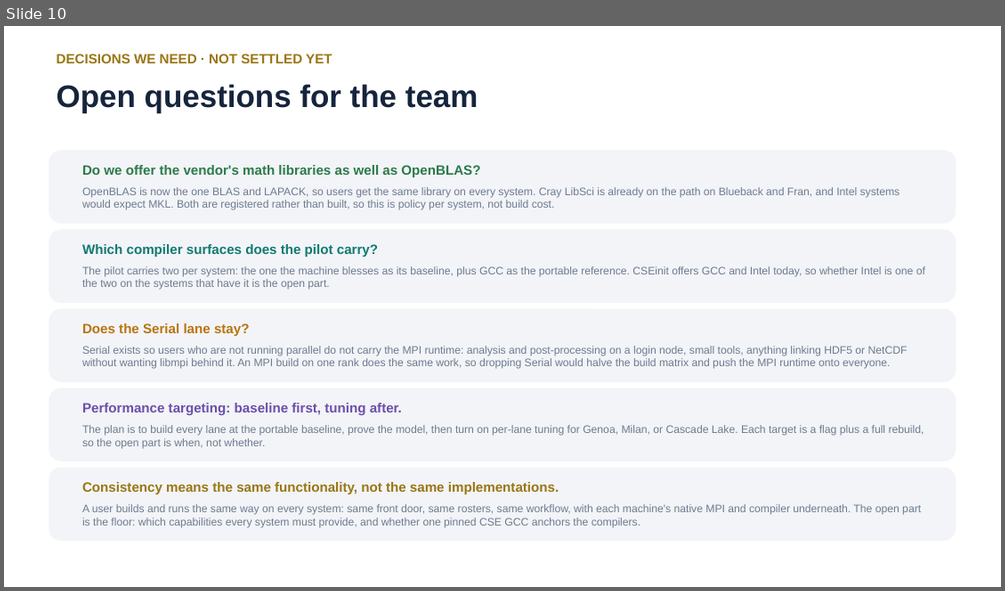
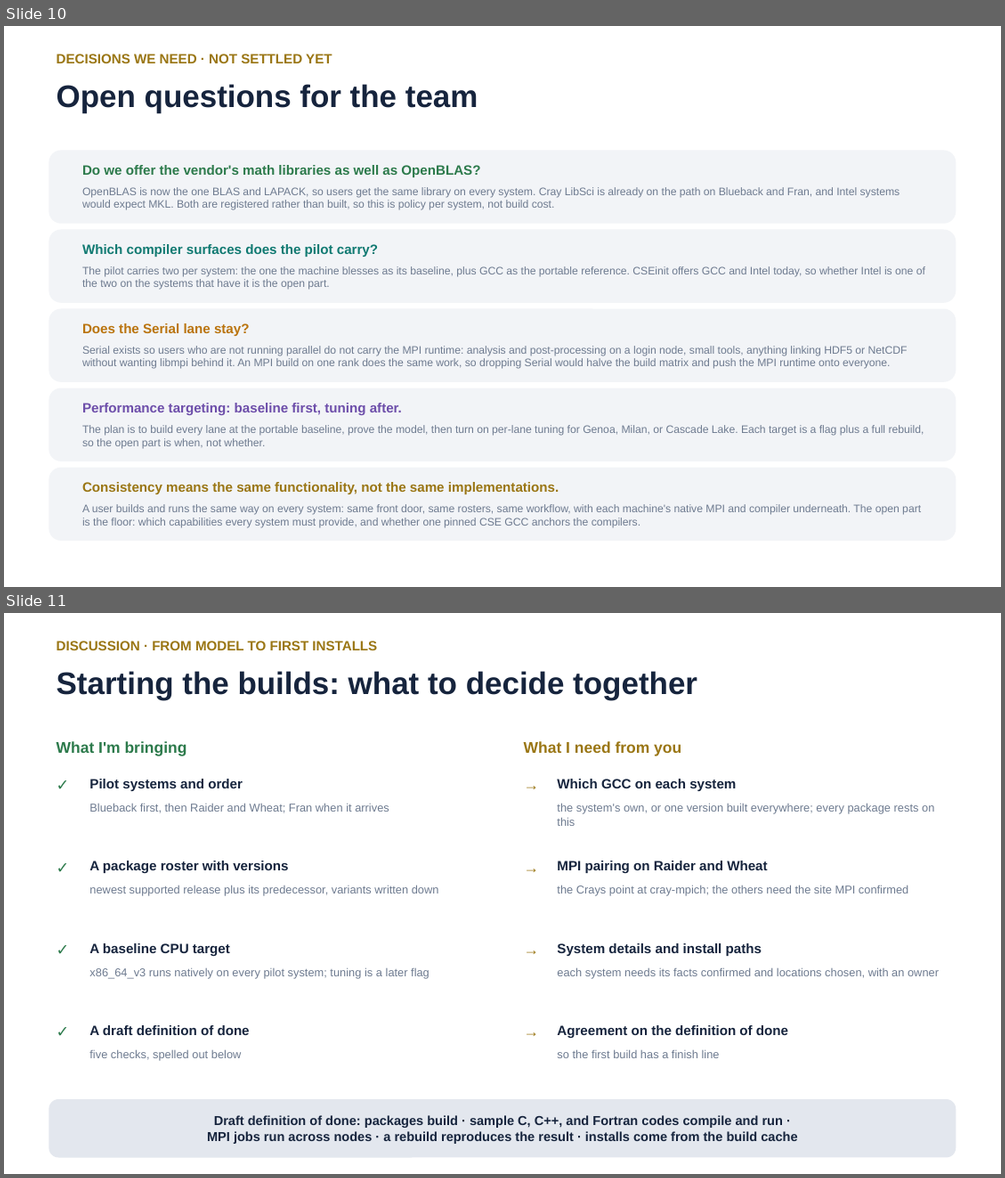
Before and after one commit to ray12514/stack-planning, a slide deck: presentations/cse_lanes_model.pptx. Shown one above the other, each under a label of ours: slide 10 before the commit, slides 10 and 11 after it. The pictures are 1005x591 and 1005x1178 pixels, drawn with LibreOffice and Linux fonts; fonts in the diff are those of the drawing. Boxes give left, top, right and bottom in pixels: in the first picture for what was removed or moved away, otherwise in the second. Text is boxed around its words. In the diff, an @@ line names an element or a change of style, - is before the commit and + after.

```diff
--- a/presentations/cse_lanes_model.pptx
+++ b/presentations/cse_lanes_model.pptx
@@ slide 11 added at bbox=[4, 613, 1001, 1174], background #FFFFFF @@
@@ text added at bbox=[57, 641, 377, 650], 13 pt, text #9A7614, bold @@
+DISCUSSION · FROM MODEL TO FIRST INSTALLS
@@ text added at bbox=[57, 671, 697, 700], 30 pt, text #16243D, bold @@
+Starting the builds: what to decide together
@@ text added at bbox=[57, 741, 187, 756], 15 pt, text #2C7A4B, bold @@
+What I'm bringing
@@ text added at bbox=[524, 741, 681, 756], 15 pt, text #9A7614, bold @@
+What I need from you
@@ text added at bbox=[48, 771, 79, 802], 15 pt, text #2C7A4B, bold @@
+✓
@@ text added at bbox=[517, 771, 546, 802], 15 pt, text #9A7614, bold @@
+→
@@ text added at bbox=[89, 779, 243, 791], 13 pt, text #16243D, bold @@
+Pilot systems and order
@@ text added at bbox=[557, 779, 736, 791], 13 pt, text #16243D, bold @@
+Which GCC on each system
@@ text added at bbox=[89, 803, 389, 813], 11 pt, text #6E7B90 @@
+Blueback first, then Raider and Wheat; Fran when it arrives
@@ text added at bbox=[557, 803, 934, 826], 11 pt, text #6E7B90 @@
+the system's own, or one version built everywhere; every package rests on this
@@ text added at bbox=[48, 854, 79, 884], 15 pt, text #2C7A4B, bold @@
+✓
@@ text added at bbox=[89, 860, 288, 873], 13 pt, text #16243D, bold @@
+A package roster with versions
@@ text added at bbox=[517, 854, 546, 884], 15 pt, text #9A7614, bold @@
+→
@@ text added at bbox=[557, 860, 767, 873], 13 pt, text #16243D, bold @@
+MPI pairing on Raider and Wheat
@@ text added at bbox=[89, 884, 439, 896], 11 pt, text #6E7B90 @@
+newest supported release plus its predecessor, variants written down
@@ text added at bbox=[557, 884, 908, 896], 11 pt, text #6E7B90 @@
+the Crays point at cray-mpich; the others need the site MPI confirmed
@@ text added at bbox=[48, 936, 79, 966], 15 pt, text #2C7A4B, bold @@
+✓
@@ text added at bbox=[89, 943, 230, 956], 13 pt, text #16243D, bold @@
+A baseline CPU target
@@ text added at bbox=[517, 936, 546, 966], 15 pt, text #9A7614, bold @@
+→
@@ text added at bbox=[557, 943, 761, 956], 13 pt, text #16243D, bold @@
+System details and install paths
@@ text added at bbox=[89, 967, 429, 979], 11 pt, text #6E7B90 @@
+x86_64_v3 runs natively on every pilot system; tuning is a later flag
@@ text added at bbox=[557, 967, 938, 979], 11 pt, text #6E7B90 @@
+each system needs its facts confirmed and locations chosen, with an owner
@@ text added at bbox=[48, 1018, 79, 1048], 15 pt, text #2C7A4B, bold @@
+✓
@@ text added at bbox=[89, 1025, 250, 1035], 13 pt, text #16243D, bold @@
+A draft definition of done
@@ text added at bbox=[517, 1018, 546, 1048], 15 pt, text #9A7614, bold @@
+→
@@ text added at bbox=[557, 1025, 788, 1038], 13 pt, text #16243D, bold @@
+Agreement on the definition of done
@@ text added at bbox=[89, 1049, 242, 1061], 11 pt, text #6E7B90 @@
+five checks, spelled out below
@@ text added at bbox=[557, 1049, 720, 1058], 11 pt, text #6E7B90 @@
+so the first build has a finish line
@@ rounded rectangle added at bbox=[48, 1099, 956, 1158], fill #E3E7EE, 12.5 pt, text #16243D, bold @@
+Draft definition of done: packages build · sample C, C++, and Fortran codes compile and run ·
+MPI jobs run across nodes · a rebuild reproduces the result · installs come from the build cache
```
Also in this commit, not shown: 2 other files.
